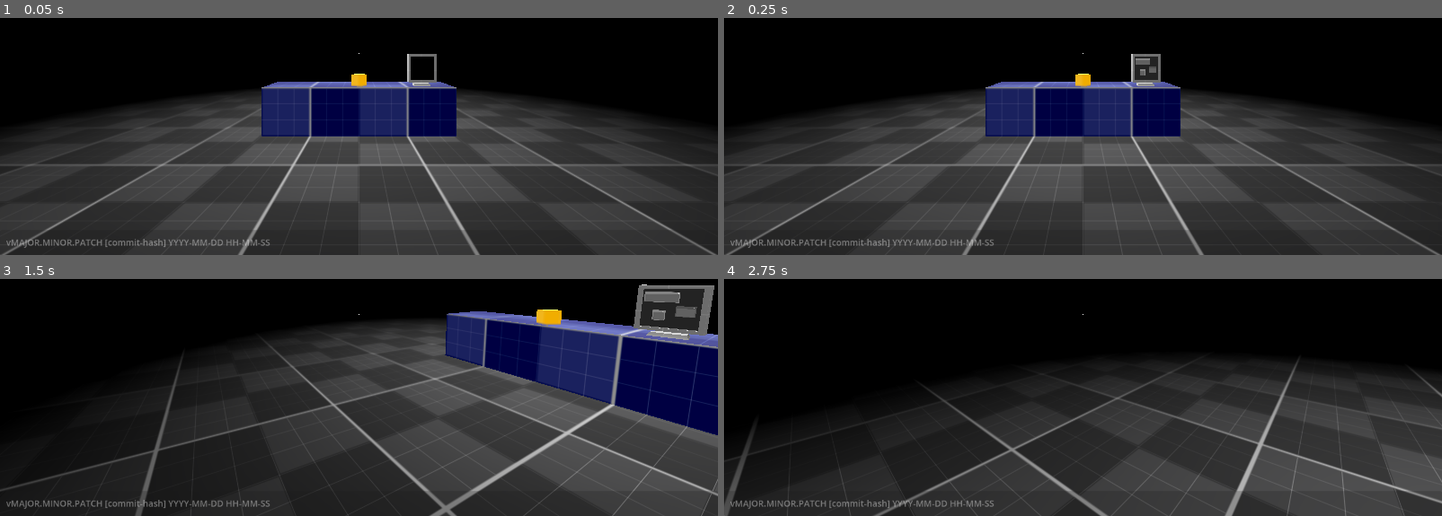
Above: before the commit, frames 1-4 (two rows, left to right).
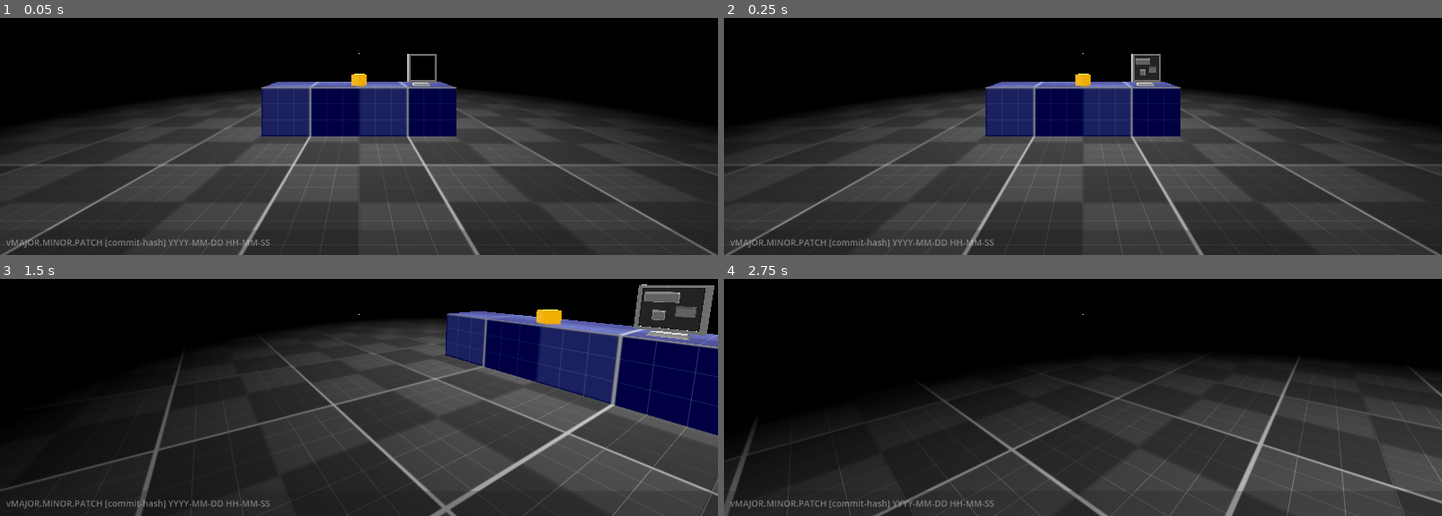
Above: after the commit, the same moments.

Repository: Scrawach/true-crime-raid
Game: Godot game, scene res://main.tscn
Two runs of this game, one before a commit and one after it. Both use one fixed random seed, a clock stepped at 60 frames per second and the inputs below. The engine's default icon, where the game draws it, is replaced by a stand-in: a white triangle on a blue panel in a dark square.
Inputs (mouse positions are in pixels of both pictures, inside the frame that each line leads up to):
- Up to frame 1 (0.05 s): no input
- Up to frame 2 (0.25 s): no input
- Up to frame 3 (1.5 s): tap Enter at 0.5 s; move the mouse to (516, 293) at 0.52 s; hold D (move_right) 0.53-1.28 s; hold E (interact) 0.53-1.28 s; click (516, 293) at 0.67 s; move the mouse to (323, 316) at 1.27 s; hold W (move_forward) from 1.28 s (still down); tap E (interact) at 1.35 s
- Up to frame 4 (2.75 s): keep holding W (move_forward); move the mouse to (1097, 307) at 2.02 s; hold E (interact) from 2.03 s (still down)

The runs differ from the first frame. In frame 1, less than 0.1% of the frame differs, in the area x 57-61%, y 15-27%; in frame 2, less than 0.1%; in frame 3, 0.1%, in the area x 88-99%, y 3-23%; in frame 4, nothing differs.

Commit message:
fix: local flag for computer model

Diff:
--- a/src/computer/computer.tscn
+++ b/src/computer/computer.tscn
@@ -19,11 +19,8 @@
 
 [node name="proto_computer" parent="." unique_id=129414773 instance=ExtResource("1_xcml3")]
 
-[node name="proto_monitor" parent="proto_computer/proto_computer_base/proto_computer" parent_id_path=PackedInt32Array(129414773, 2067234096) index="0" unique_id=678780964]
-visible = false
-
 [node name="Monitor 3D" parent="." unique_id=2020143861 instance=ExtResource("2_m7yhb")]
-transform = Transform3D(1, 0, 0, 0, 1, 0, 0, 0, 1, 0, 0.38410348, 0.23149653)
+transform = Transform3D(1, 0, 0, 0, 1, 0, 0, 0, 1, 0, 0.38410348, 0.23340233)
 surface_material_override/0 = SubResource("StandardMaterial3D_tor1g")
 
 [node name="Camera" type="Camera3D" parent="." unique_id=254273876]
@@ -56,5 +53,3 @@
 offset_bottom = 23.0
 theme_override_font_sizes/font_size = 32
 text = "ESC - exit"
-
-[editable path="proto_computer"]
